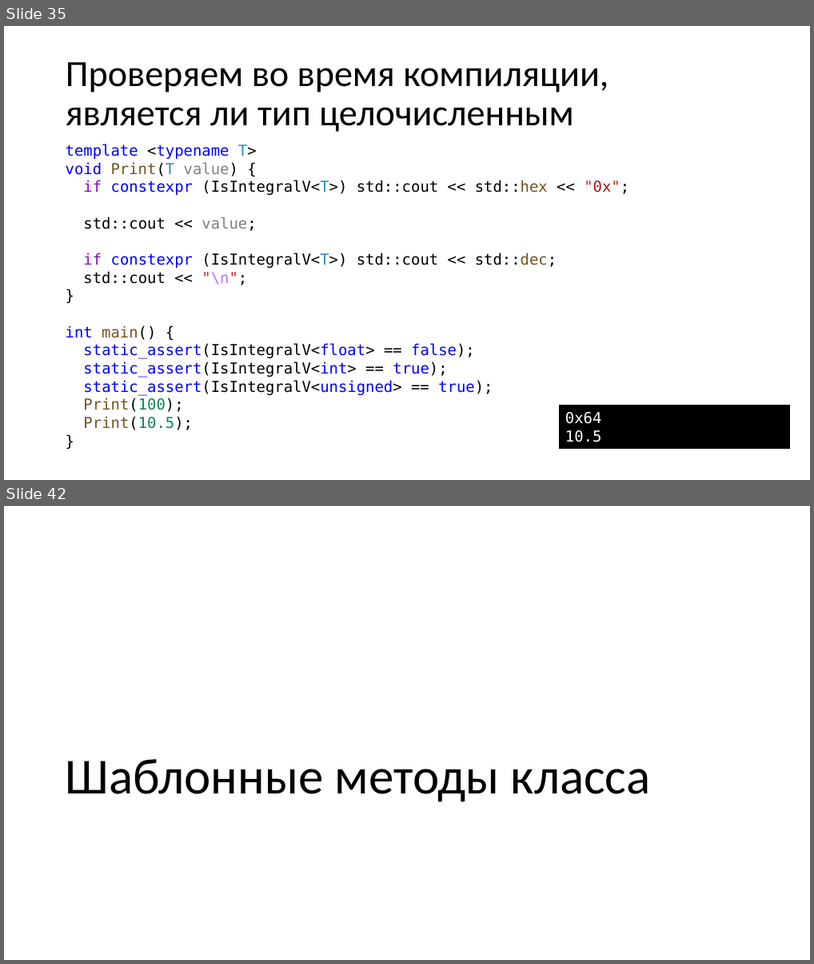
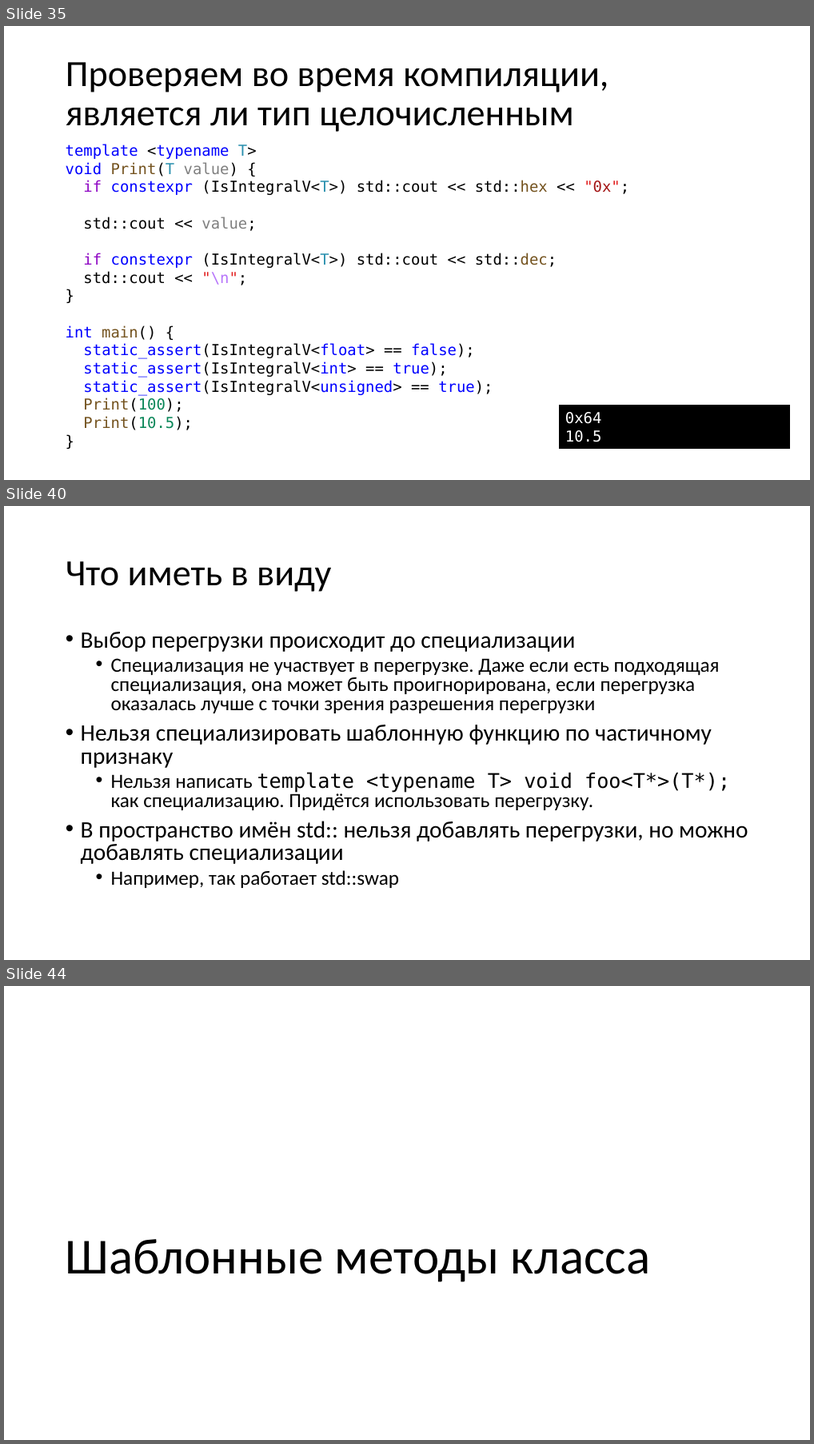
Before and after one commit to alexey-malov/oop, a slide deck: lectures/06/Обобщенное программирование, шаблоны.pptx. Shown one above the other, each under a label of ours: slides 35 and 42 before the commit, slides 35, 40 and 44 after it; the slides between them are not shown. The pictures are 814x964 and 814x1444 pixels, drawn with LibreOffice and Linux fonts; fonts in the diff are those of the drawing. Boxes give left, top, right and bottom in pixels: in the first picture for what was removed or moved away, otherwise in the second. Text is boxed around its words. In the diff, an @@ line names an element or a change of style, - is before the commit and + after.

```diff
--- a/lectures/06/Обобщенное программирование, шаблоны.pptx
+++ b/lectures/06/Обобщенное программирование, шаблоны.pptx
@@ slide 40 added at bbox=[4, 506, 810, 960], background #FFFFFF @@
@@ title added at bbox=[66, 561, 331, 592], 44 pt, text #000000 @@
+Что иметь в виду
@@ text added at bbox=[81, 632, 748, 888], 24 pt, text #000000 @@
+• Выбор перегрузки происходит до специализации
+  • Специализация не участвует в перегрузке. Даже если есть подходящая специализация, она может быть проигнорирована, если перегрузка оказалась лучше с точки зрения разрешения перегрузки
+• Нельзя специализировать шаблонную функцию по частичному признаку
+  • Нельзя написать template <typename T> void foo<T*>(T*); как специализацию. Придётся использовать перегрузку.
+• В пространство имён std:: нельзя добавлять перегрузки, но можно добавлять специализации
+  • Например, так работает std::swap
@@ what was slide 42 is now slide 44 @@
```
Also in this commit, not shown: 15 other slides added, 6 slides removed, 12 other files.
